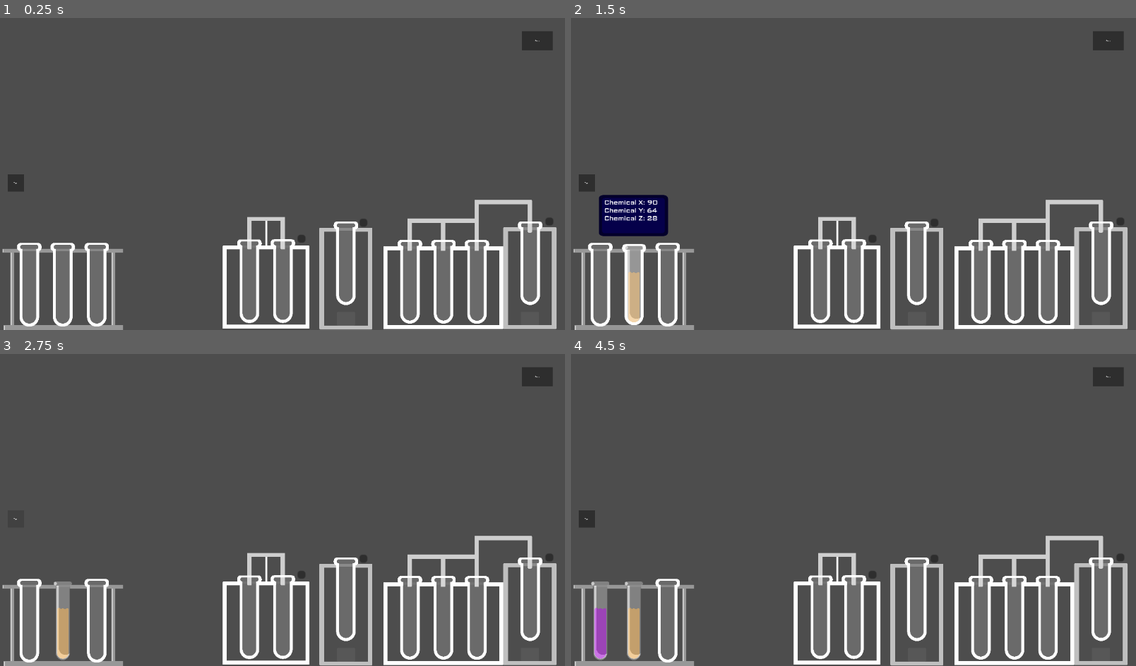
Above: before the commit, frames 1-4 (two rows, left to right).
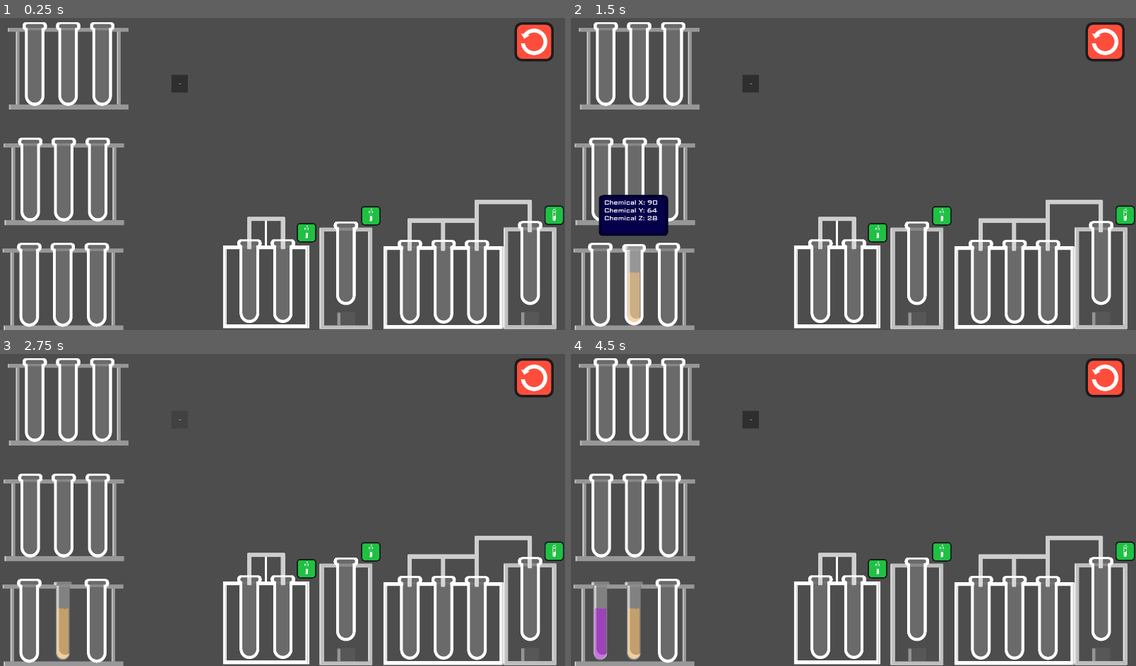
Above: after the commit, the same moments.

Repository: DevEhanTariq/godot-wild-jam-94
Game: Godot game, scene res://MainScenes/Workshop.tscn
Two runs of this game, one before a commit and one after it. Both use one fixed random seed, a clock stepped at 60 frames per second and the inputs below.
Inputs (mouse positions are in pixels of both pictures, inside the frame that each line leads up to):
- Up to frame 1 (0.25 s): no input
- Up to frame 2 (1.5 s): click (1107, 39) at 0.5 s, where only the run before the commit has a clickable "Reset"; click (633, 286) at 1.27 s
- Up to frame 3 (2.75 s): click "Trash" at 2 s
- Up to frame 4 (4.5 s): click (599, 622) at 2.77 s; click "Trash" at 3.5 s; click (667, 622) at 4.27 s

The runs differ from the first frame. In frame 1, 11% of the frame differs, in the area x 0-100%, y 1-100%; in frame 2, 10%; in frame 3, 10%; in frame 4, 10%.

Commit message:
Feat: Improved some Assets
- Improved some Assets

Diff:
--- a/ExtraScenes/Distiller.tscn
+++ b/ExtraScenes/Distiller.tscn
@@ -3,6 +3,7 @@
 [ext_resource type="Texture2D" uid="uid://bxt06p3i1sw6y" path="res://Assets/Art/Machines.png" id="1_a3enr"]
 [ext_resource type="Script" uid="uid://c743u2d1ddk41" path="res://ExtraScenes/distiller.gd" id="1_ub5mt"]
 [ext_resource type="PackedScene" uid="uid://v8hk2y0ur540" path="res://ExtraScenes/TestTubeOutline.tscn" id="2_7wtvf"]
+[ext_resource type="Texture2D" uid="uid://bryees3511brp" path="res://Assets/Art/Reaction.png" id="4_hcatb"]
 
 [node name="Distiller" type="Node2D" unique_id=5187908]
 script = ExtResource("1_ub5mt")
@@ -25,10 +26,12 @@
 position = Vector2(72, 178)
 
 [node name="Button" type="Button" parent="." unique_id=1830353232]
-offset_left = 770.0
-offset_top = -480.0
-offset_right = 778.0
-offset_bottom = -472.0
-scale = Vector2(10, 10)
+offset_left = 757.0
+offset_top = -606.0
+offset_right = 1165.0
+offset_bottom = -198.0
+scale = Vector2(0.5, 0.5)
+icon = ExtResource("4_hcatb")
+flat = true
 
 [connection signal="pressed" from="Button" to="." method="_on_button_pressed"]
--- a/ExtraScenes/Evaporator.tscn
+++ b/ExtraScenes/Evaporator.tscn
@@ -3,6 +3,7 @@
 [ext_resource type="Script" uid="uid://cyo5jjtqy4kqr" path="res://ExtraScenes/evaporator.gd" id="1_0ac2k"]
 [ext_resource type="Texture2D" uid="uid://bxt06p3i1sw6y" path="res://Assets/Art/Machines.png" id="1_4xkhs"]
 [ext_resource type="PackedScene" uid="uid://v8hk2y0ur540" path="res://ExtraScenes/TestTubeOutline.tscn" id="2_0ac2k"]
+[ext_resource type="Texture2D" uid="uid://bryees3511brp" path="res://Assets/Art/Reaction.png" id="4_go87q"]
 
 [node name="Evaporator" type="Node2D" unique_id=986601852]
 script = ExtResource("1_0ac2k")
@@ -16,10 +17,12 @@
 position = Vector2(0, -16)
 
 [node name="Button" type="Button" parent="." unique_id=142949985]
-offset_left = 138.00002
-offset_top = -470.00003
-offset_right = 146.00002
-offset_bottom = -462.00003
-scale = Vector2(10, 10)
+offset_left = 151.0
+offset_top = -603.0
+offset_right = 559.0
+offset_bottom = -195.0
+scale = Vector2(0.5, 0.5)
+icon = ExtResource("4_go87q")
+flat = true
 
 [connection signal="pressed" from="Button" to="." method="_on_button_pressed"]
--- a/ExtraScenes/Mixer.tscn
+++ b/ExtraScenes/Mixer.tscn
@@ -3,6 +3,7 @@
 [ext_resource type="Texture2D" uid="uid://bxt06p3i1sw6y" path="res://Assets/Art/Machines.png" id="1_xlg7d"]
 [ext_resource type="Script" uid="uid://eb6q8vntplql" path="res://ExtraScenes/mixer.gd" id="1_ydt57"]
 [ext_resource type="PackedScene" uid="uid://v8hk2y0ur540" path="res://ExtraScenes/TestTubeOutline.tscn" id="2_al4wj"]
+[ext_resource type="Texture2D" uid="uid://bryees3511brp" path="res://Assets/Art/Reaction.png" id="4_gm84r"]
 
 [node name="Mixer" type="Node2D" unique_id=980892426]
 script = ExtResource("1_ydt57")
@@ -19,10 +20,12 @@
 position = Vector2(171, 177)
 
 [node name="Button" type="Button" parent="." unique_id=1423861710]
-offset_left = 321.0
-offset_top = -296.00003
-offset_right = 329.0
-offset_bottom = -288.00003
-scale = Vector2(10, 10)
+offset_left = 310.0
+offset_top = -420.0
+offset_right = 718.0
+offset_bottom = -12.0
+scale = Vector2(0.5, 0.5)
+icon = ExtResource("4_gm84r")
+flat = true
 
 [connection signal="pressed" from="Button" to="." method="_on_button_pressed"]
--- a/ExtraScenes/TestTubeRenderer.tscn
+++ b/ExtraScenes/TestTubeRenderer.tscn
@@ -43,6 +43,7 @@
 
 [node name="InfoHover" parent="." unique_id=1545355480 instance=ExtResource("4_sb7us")]
 visible = false
+z_index = 10
 position = Vector2(-57, -708)
 scale = Vector2(2, 2)
 
--- a/ExtraScenes/info_hover.gd
+++ b/ExtraScenes/info_hover.gd
@@ -15,9 +15,14 @@
 	var ChemicalY = $ChemicalY
 	var ChemicalZ = $ChemicalZ
 
-	ChemicalX.text = "Chemical X: " + str(int(ChemX*100))
-	ChemicalY.text = "Chemical Y: " + str(int(ChemY*100))
-	ChemicalZ.text = "Chemical Z: " + str(int(ChemZ*100))
+	if ChemX == 0.0 and ChemY == 0.0 and ChemZ == 0.0:
+		ChemicalX.text = "Black Acid"
+		ChemicalY.text = ""
+		ChemicalZ.text = ""
+	else:
+		ChemicalX.text = "Chemical X: " + str(int(ChemX*100))
+		ChemicalY.text = "Chemical Y: " + str(int(ChemY*100))
+		ChemicalZ.text = "Chemical Z: " + str(int(ChemZ*100))
 
 
 func _on_area_2d_mouse_entered() -> void:
--- a/MainScenes/Workshop.tscn
+++ b/MainScenes/Workshop.tscn
@@ -6,15 +6,23 @@
 [ext_resource type="PackedScene" uid="uid://dh7i3arh7e1sg" path="res://ExtraScenes/Evaporator.tscn" id="3_eveyy"]
 [ext_resource type="PackedScene" uid="uid://wbep5vjrcadx" path="res://ExtraScenes/Distiller.tscn" id="4_srjkd"]
 [ext_resource type="PackedScene" uid="uid://4qgc87cmh78y" path="res://ExtraScenes/Trash.tscn" id="5_eveyy"]
+[ext_resource type="Texture2D" uid="uid://co565bnbqegg8" path="res://Assets/Art/Reset.png" id="7_1wc7g"]
 
 [node name="Node" type="Node" unique_id=980191888]
 script = ExtResource("1_srjkd")
 
 [node name="Camera2D" type="Camera2D" parent="." unique_id=358243922]
-zoom = Vector2(0.2, 0.2)
+scale = Vector2(0.5, 0.5)
+zoom = Vector2(0.4, 0.4)
 
 [node name="TestTubeRack" parent="." unique_id=1648364924 instance=ExtResource("1_464uu")]
 position = Vector2(-2240, 1208)
+
+[node name="TestTubeRack2" parent="." unique_id=118187671 instance=ExtResource("1_464uu")]
+position = Vector2(-2230, 132)
+
+[node name="TestTubeRack3" parent="." unique_id=1784929383 instance=ExtResource("1_464uu")]
+position = Vector2(-2185, -1050)
 
 [node name="Mixer" parent="." unique_id=980892426 instance=ExtResource("2_0ds5k")]
 position = Vector2(-167, 943)
@@ -26,13 +34,14 @@
 position = Vector2(1911, 951)
 
 [node name="Trash" parent="." unique_id=133999584 instance=ExtResource("5_eveyy")]
-position = Vector2(-2802, 28)
+position = Vector2(-1134, -988)
 
 [node name="Button" type="Button" parent="." unique_id=184228187]
-offset_left = 2441.0
-offset_top = -1437.0
-offset_right = 2755.0
-offset_bottom = -1240.0
-text = "Reset"
+offset_left = 2361.0
+offset_top = -1530.0
+offset_right = 2769.0
+offset_bottom = -1122.0
+icon = ExtResource("7_1wc7g")
+flat = true
 
 [connection signal="pressed" from="Button" to="." method="_on_button_pressed"]
--- a/project.godot
+++ b/project.godot
@@ -21,6 +21,8 @@
 
 [display]
 
+window/size/viewport_width=2304
+window/size/viewport_height=1296
 window/size/mode=2
 window/stretch/mode="viewport"
 
Binary file changed: Assets/Art/Machines.png
Binary file added: Assets/Art/Reaction.png
Not shown, added: Assets/Art/Reaction.png.import
Binary file added: Assets/Art/Reset.png
Not shown, added: Assets/Art/Reset.png.import
